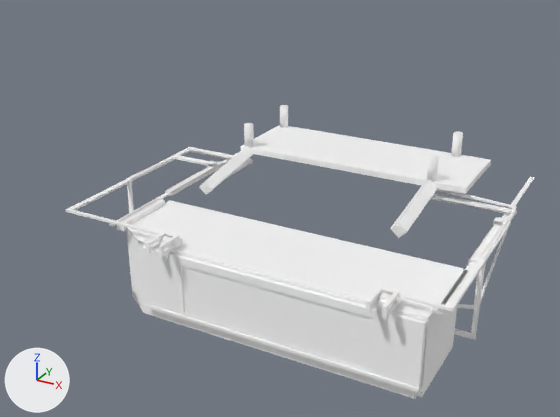
An edit to the glTF model game/assets/props/companion_typing_arm.glb, drawn before and after from the same camera.
Camera for both pictures: a camera (50 mm lens) standing at (0.0663, -0.1538, 0.0125) and looking at (-0.0104, -0.0145, -0.0571). Arrows for +X, +Y and +Z are at lower left; the lights stay in place. The first picture is the older version. Where no turn or scale is listed for an object, it has been applied to the vertices. Vertices at exactly the same position are counted once.

Names of what the first picture shows: 'TypingArmMesh__Arm_GuideTelescope', 'TypingArmMesh__Arm_Hatch', 'TypingArmMesh__Arm_ReachSlide', 'TypingArmMesh__Arm_RoofSlide', 'TypingArmMesh__Arm_ShoulderYaw', 'TypingArmMesh__TypingArmAssembly'.
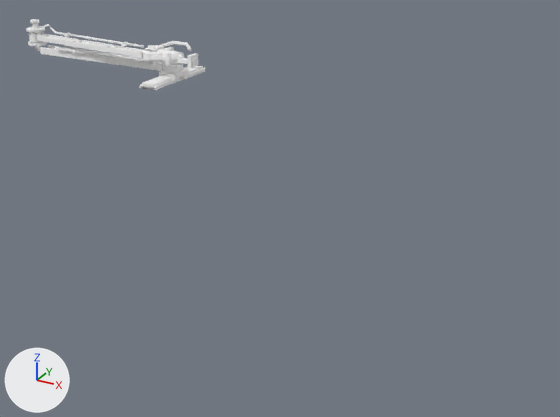
Where the newer file only moved an object's origin or applied its transform, the numbers keep the older frame.

What differs and where, as boxes [x1, y1, x2, y2] in the pictures (560 x 417 px):
'TypingArmMesh__TypingArmAssembly', deleted: before [66, 105, 517, 399]
'TypingArmMesh__Arm_Hatch', deleted: before [142, 236, 426, 392]
'TypingArmMesh__Arm_RoofSlide', deleted: before [109, 152, 535, 321]
'TypingArmMesh__Arm_ReachSlide', reshaped, moved: before [417, 306, 457, 397]; after [142, 66, 203, 87]
'TypingArmMesh__Arm_ShoulderYaw', moved, mirrored (mostly hidden before): before [171, 252, 284, 283]; after [26, 19, 192, 73]
'TypingArmMesh__Arm_ElbowYaw', moved, mirrored (not visible before): after [29, 24, 158, 65]
'TypingArmMesh__Arm_CartridgeDatum', moved, mirrored (not visible before): after [144, 45, 184, 65]
'TypingArmMesh__Arm_GuideTelescope', reshaped, moved (mostly hidden before): before [286, 283, 422, 320]; after [140, 67, 205, 90]
'TypingArmMesh__Arm_Wrist', moved, mirrored (not visible before): after [155, 52, 198, 68]
'TypingArmMesh__Arm_TapRocker', moved, mirrored (not visible before): after [151, 53, 171, 62]
part 6 of me_cube_038, added: after [159, 69, 189, 80]
part 7 of me_cube_038, added: after [142, 66, 203, 87]
part 8 of me_cube_038, added: after [179, 70, 189, 80]
part 9 of me_cube_038, deleted: before [417, 306, 457, 397]
part 10 of me_cube_064, added: after [141, 69, 203, 90]
part 11 of me_cube_064, deleted (mostly hidden): before [286, 283, 422, 320]

Patch to the scene script:
```diff
--- a/game/assets/props/companion_typing_arm.glb.py
+++ b/game/assets/props/companion_typing_arm.glb.py
@@ me_cube_064 @@
-me_cube_064.from_pydata(...)  # 48 vertices, 84 faces; spans x 0.006..0.035, y -0.0487..-0.0338, z -0.0593..-0.0538
+me_cube_064.from_pydata(...)  # 24 vertices, 36 faces; spans x -0.0516..-0.0467, y -0.0097..0.0113, z -0.036..-0.0349
+# me_cube_064 part 10: a new loose piece, a box spanning x -0.05124..-0.04704, y -0.00966..0.01134, z -0.03599..-0.03515, in mat_typingarm_steel (white #ffffff)
+# me_cube_064 part 11: the loose piece of 8 vertices spanning x 0.006..0.035, y -0.0428..-0.042, z -0.0571..-0.0538 is deleted
+# other edits to the shape of me_cube_064 do not show in these pictures
 me_cube_064.materials.append(mat_typingarm_steel)
@@ me_cube_061 @@
-me_cube_061.from_pydata(...)  # 24 vertices, 40 faces; spans x -0.00399..0.00315, y -0.0005..0.0005, z -0.00105..0.00105
+me_cube_061.from_pydata(...)  # 24 vertices, 40 faces; spans x -0.07593..-0.06879, y 0.03039..0.0314, z 0.02674..0.02884
+# me_cube_061 part 1: the whole mesh is mirrored in y about its middle, then moved by (-0.07194, 0.0309, 0.02779)
 me_cube_061.materials.append(mat_typingarm_steel)
@@ me_lower_finger_guide_002 @@
-me_lower_finger_guide_002.from_pydata(...)  # 272 vertices, 528 faces; spans x -0.00176..0.0084, y -0.00357..0.0011, z -0.00176..0.00176
+me_lower_finger_guide_002.from_pydata(...)  # 272 vertices, 528 faces; spans x -0.0737..-0.06354, y 0.03232..0.03699, z 0.02603..0.02956
+# me_lower_finger_guide_002 part 2: the whole mesh is mirrored in y about its middle, then moved by (-0.07194, 0.03589, 0.02779)
 me_lower_finger_guide_002.materials.append(mat_typingarm_brass)
@@ me_finger_fold_fork_004 @@
-me_finger_fold_fork_004.from_pydata(...)  # 72 vertices, 124 faces; spans x -0.001..0.013, y -0.0016..0.0016, z -0.0014..0.0014
+me_finger_fold_fork_004.from_pydata(...)  # 72 vertices, 124 faces; spans x -0.07294..-0.05894, y 0.03182..0.03502, z 0.02639..0.02919
+# me_finger_fold_fork_004 part 3: the whole mesh is mirrored in y about its middle, then moved by (-0.07194, 0.03342, 0.02779)
 me_finger_fold_fork_004.materials.append(mat_typingarm_steel)
@@ me_elbow_replaceable_plain_bush_002 @@
-me_elbow_replaceable_plain_bush_002.from_pydata(...)  # 208 vertices, 372 faces; spans x -0.0032..0.0439, y -0.0054..0.0057, z -0.0023..0.0024
+me_elbow_replaceable_plain_bush_002.from_pydata(...)  # 208 vertices, 372 faces; spans x -0.0752..-0.028, y 0.035..0.0461, z 0.0255..0.0302
+# me_elbow_replaceable_plain_bush_002 part 4: the whole mesh is mirrored in y about its middle, then moved by (-0.0719, 0.0404, 0.0278)
 me_elbow_replaceable_plain_bush_002.materials.append(mat_typingarm_brass)
@@ me_cube_043 @@
-me_cube_043.from_pydata(...)  # 315 vertices, 570 faces; spans x -0.0479..0.0033, y -0.0051..0.0025, z -0.0008..0.0077
+me_cube_043.from_pydata(...)  # 315 vertices, 570 faces; spans x -0.1198..-0.0687, y 0.0382..0.0459, z 0.027..0.0355
+# me_cube_043 part 5: the whole mesh is mirrored in y about its middle, then moved by (-0.0719, 0.0433, 0.0278)
 me_cube_043.materials.append(mat_typingarm_steel)
@@ me_cube_038 @@
-me_cube_038.from_pydata(...)  # 80 vertices, 144 faces; spans x -0.0046..0.0132, y -0.0101..0.0069, z -0.0082..0.0069
+me_cube_038.from_pydata(...)  # 44 vertices, 76 faces; spans x -0.0513..-0.0453, y -0.0097..0.0113, z -0.0356..-0.0333
+# me_cube_038 part 6: a new loose piece, a box spanning x -0.0513..-0.0465, y -0.0022..0.0039, z -0.0352..-0.0337, in mat_typingarm_steel (white #ffffff)
+# me_cube_038 part 7: a new loose piece, a box spanning x -0.05082..-0.04746, y -0.00966..0.01134, z -0.03515..-0.03461, in mat_typingarm_brass (white #ffffff)
+# me_cube_038 part 8: a new loose piece, a 14-sided cylinder along x spanning x -0.0465..-0.0453, y -0.0003..0.002, z -0.0356..-0.0333, in mat_typingarm_brass (white #ffffff)
+# me_cube_038 part 9: the loose piece of 8 vertices spanning x 0.0124..0.0132, y -0.0101..0.0069, z -0.0082..0.0069 is deleted
+# other edits to the shape of me_cube_038 do not show in these pictures
 me_cube_038.materials.append(mat_typingarm_steel)
+me_cube_038.materials.append(mat_typingarm_brass)  # white #ffffff
@@ ob_typingarmmesh__arm_guidetelescope @@
 ob_typingarmmesh__arm_guidetelescope = bpy.data.objects.new('TypingArmMesh__Arm_GuideTelescope', me_cube_064)
-ob_typingarmmesh__arm_guidetelescope.location = (0.0, 0.0, -0.0034)
+ob_typingarmmesh__arm_guidetelescope.location = (0.0, 0.0, 0.0)
@@ ob_typingarmmesh__arm_hatch @@
-ob_typingarmmesh__arm_hatch = bpy.data.objects.new('TypingArmMesh__Arm_Hatch', me_garage_front_door_002)
@@ ob_typingarmmesh__arm_reachslide @@
 ob_typingarmmesh__arm_reachslide = bpy.data.objects.new('TypingArmMesh__Arm_ReachSlide', me_cube_038)
-ob_typingarmmesh__arm_reachslide.location = (0.0228, -0.0399, -0.0597)
+ob_typingarmmesh__arm_reachslide.location = (0.0, 0.0, 0.0)
@@ ob_typingarmmesh__arm_roofslide @@
-ob_typingarmmesh__arm_roofslide = bpy.data.objects.new('TypingArmMesh__Arm_RoofSlide', me_continuous_folded_canopy_roof_002)
@@ ob_typingarmmesh__typingarmassembly @@
-ob_typingarmmesh__typingarmassembly = bpy.data.objects.new('TypingArmMesh__TypingArmAssembly', me_cube_034)
```
